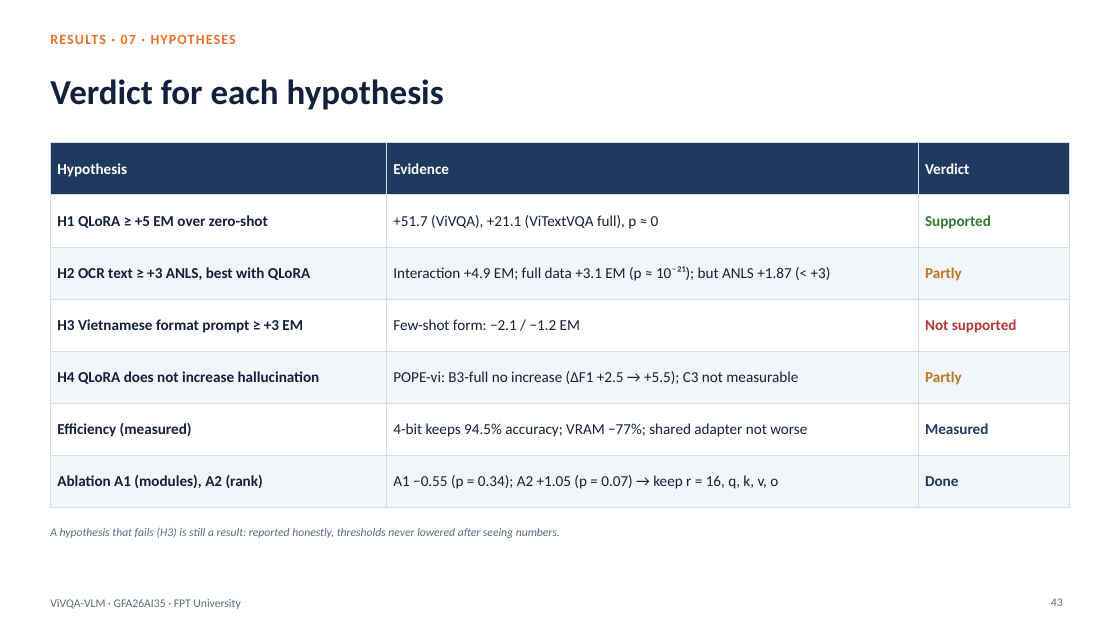
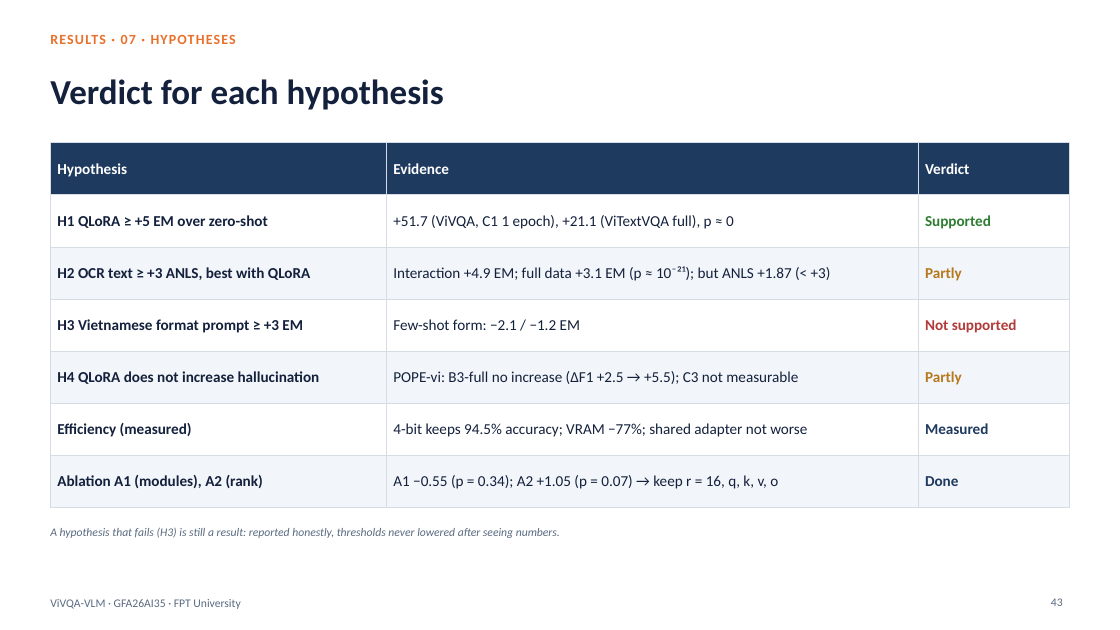
Before and after one commit to PLHGNAOH/ViVQA-VLM, a slide deck: slide 43 of docs/04_slides/KLTN_TA_Claude.pptx. Drawn at 1120x630 pixels with LibreOffice and Linux fonts; fonts in the diff are those of the drawing; background and template pictures are left out. Boxes give left, top, right and bottom in pixels: in the first picture for what was removed or moved away, otherwise in the second. Text is boxed around its words. In the diff, an @@ line names an element or a change of style, - is before the commit and + after.

```diff
--- a/docs/04_slides/KLTN_TA_Claude.pptx
+++ b/docs/04_slides/KLTN_TA_Claude.pptx
@@ table at [50, 143, 1070, 493] @@
-row 2, column 2: +51.7 (ViVQA), +21.1 (ViTextVQA full), p ≈ 0
+row 2, column 2: +51.7 (ViVQA, C1 1 epoch), +21.1 (ViTextVQA full), p ≈ 0
```
Also in this commit, not shown: 5 other slides changed, 7 other files.
